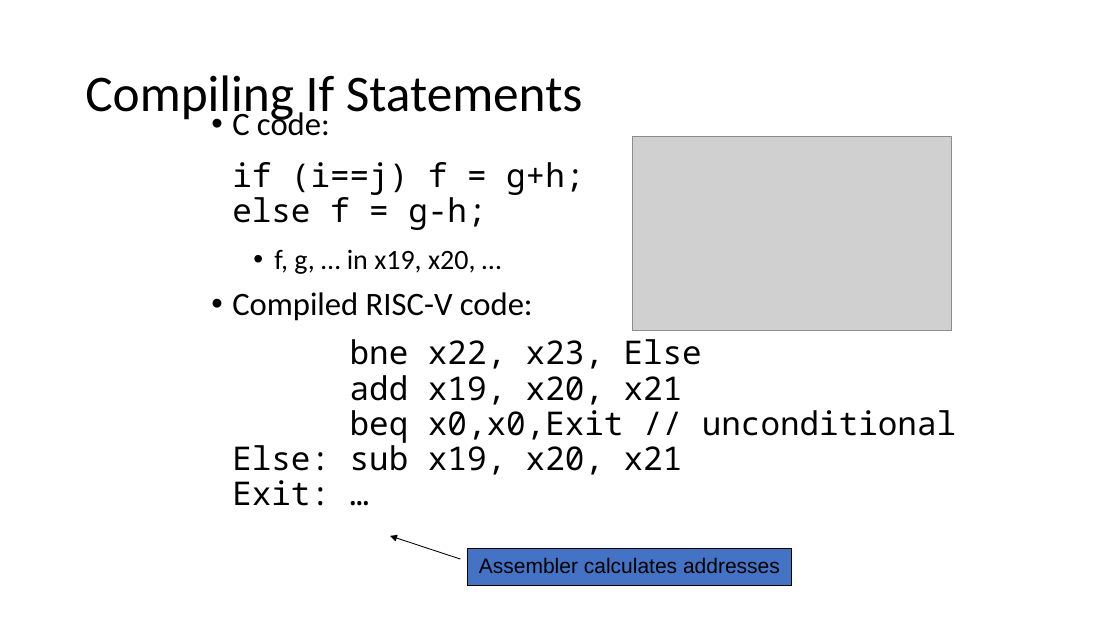
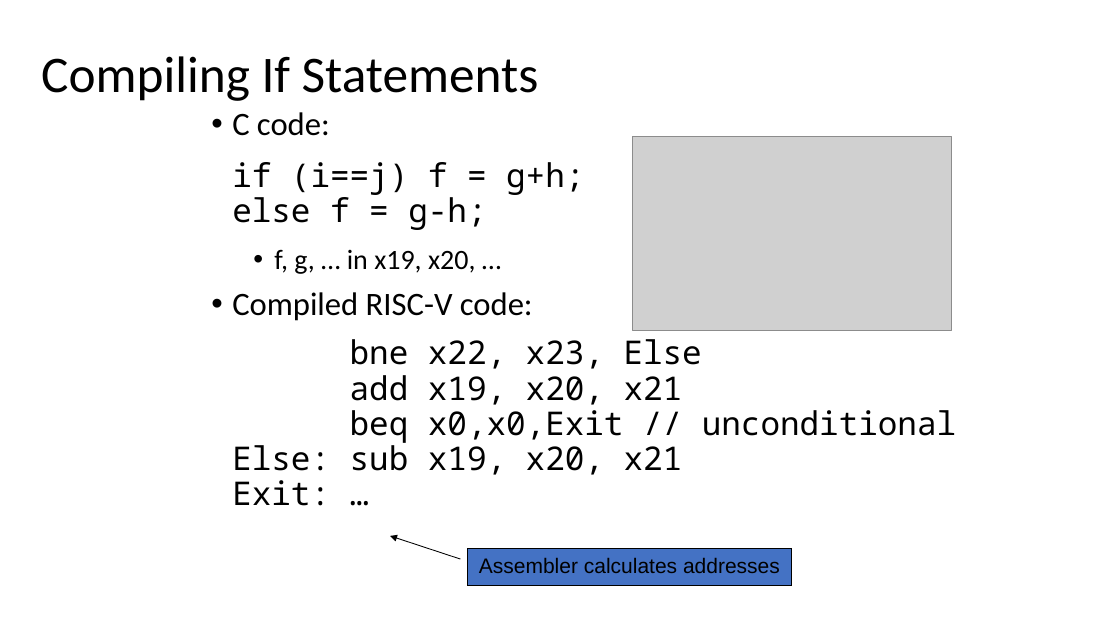
Before and after one commit to PG-DESD/CDAC_Sharing_Data, a slide deck: slide 54 of Microprocessor/TheoryLectures/RISC-V_Theory.pptx (slide 53 before the commit). Drawn at 1120x630 pixels with LibreOffice and Linux fonts; fonts in the diff are those of the drawing; grey boxes stand for pictures. Boxes give left, top, right and bottom in pixels: in the first picture for what was removed or moved away, otherwise in the second. Text is boxed around its words. In the diff, an @@ line names an element or a change of style, - is before the commit and + after.

```diff
--- a/Microprocessor/TheoryLectures/RISC-V_Theory.pptx
+++ b/Microprocessor/TheoryLectures/RISC-V_Theory.pptx
@@ title "Compiling If Statements": place and size @@
-title "Compiling If Statements" at box(85, 75, 583, 123)
+title "Compiling If Statements" at box(41, 56, 539, 101)
```
Also in this commit, not shown: 17 other slides changed, 17 slides added, 1 slide removed.
